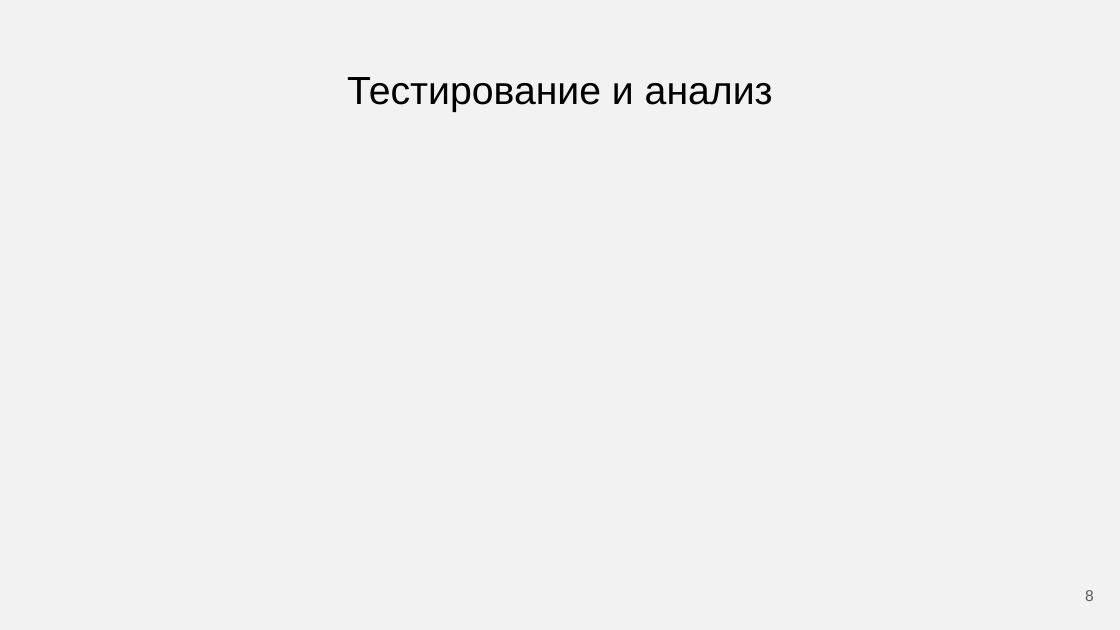
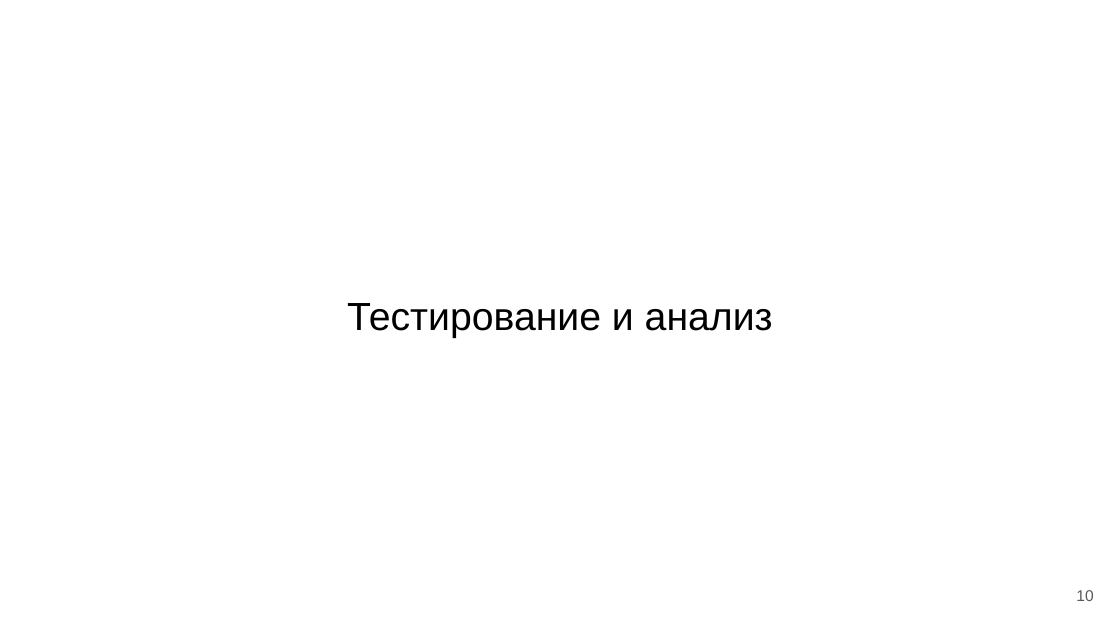
Before and after one commit to Flnchkv/ScapeGoat_Three, a slide deck: slide 10 of ScapeGoat Three.pptx (slide 8 before the commit). Drawn at 1120x630 pixels with LibreOffice and Linux fonts; fonts in the diff are those of the drawing. Boxes give left, top, right and bottom in pixels: in the first picture for what was removed or moved away, otherwise in the second. Text is boxed around its words. In the diff, an @@ line names an element or a change of style, - is before the commit and + after.

```diff
--- a/ScapeGoat Three.pptx
+++ b/ScapeGoat Three.pptx
@@ background #F2F2F2 to #FFFFFF @@
@@ title "Тестирование и анализ": place and size @@
-title "Тестирование и анализ" at bbox=[347, 77, 773, 112]
+title "Тестирование и анализ" at bbox=[347, 303, 773, 338]
@@ page number at bbox=[1076, 590, 1093, 601]: text changed @@
-8
+10
```
Also in this commit, not shown: 8 other slides changed, 4 slides added, 2 other files.
